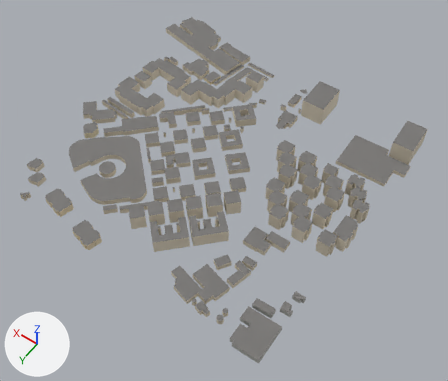
The glTF model gibraltar/data/build/tiles/T_W2_N3/buildings.glb: old version first, new version second.
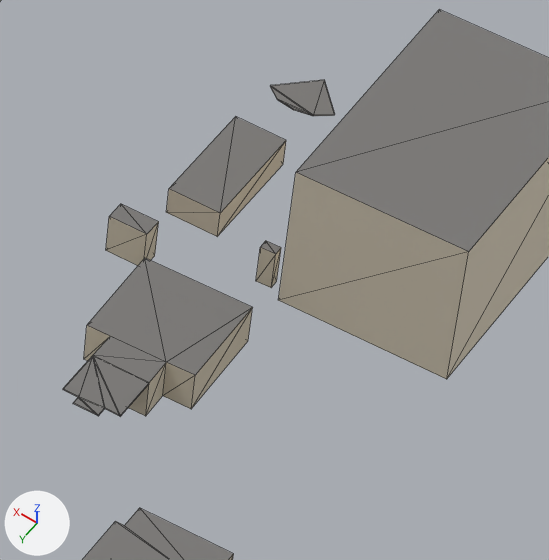
Old and new are each drawn whole from a camera (50 mm lens) standing at (-146.0, 805.0, 795.0) and looking at (227.0, 283.0, -25.0) and again close up on the part from 60% to 74% of the width and 21% to 38% of the height. Lighting does not change. The marker at lower left points along +X, +Y and +Z. The last two pictures show the newer version. The close-ups show mesh edges as thin lines. Vertices at exactly the same position are counted once.

Objects in the first close-up: 'T_W2_N3_buildings'.
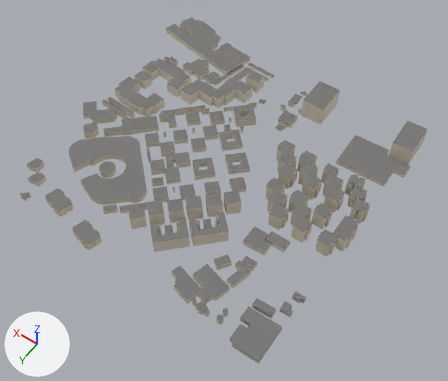
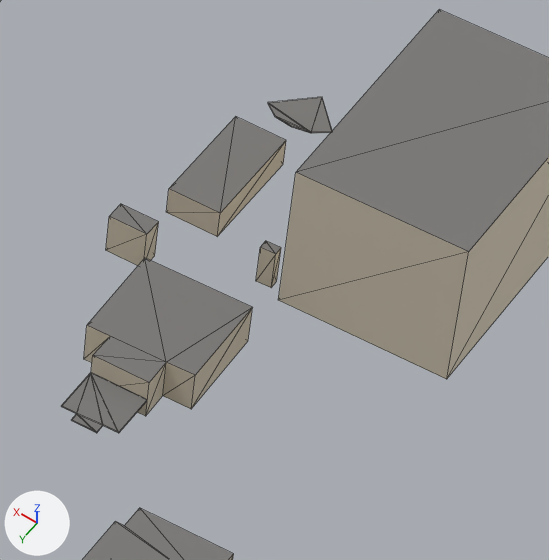
Pixel boxes (x1, y1, x2, y2) of what changed, in the close-ups (549 x 560 px; the box of a moved part takes in the faces that stretch with it):
part 1 of me_t_w2_n3_buildings, moved or reshaped
    before: (63, 385, 148, 416)
    after: (61, 372, 147, 432)
part 2 of me_t_w2_n3_buildings, moved or reshaped
    before: (270, 86, 335, 116)
    after: (268, 103, 331, 134)
part 3 of me_t_w2_n3_buildings, moved or reshaped
    before: (270, 80, 335, 115)
    after: (268, 97, 332, 132)
part 4 of me_t_w2_n3_buildings, moved or reshaped
    before: (63, 355, 149, 415)
    after: (61, 402, 146, 433)

Patch to the scene script:
```diff
--- a/gibraltar/data/build/tiles/T_W2_N3/buildings.glb.py
+++ b/gibraltar/data/build/tiles/T_W2_N3/buildings.glb.py
@@ me_t_w2_n3_buildings @@
 # used by ob_t_w2_n3_buildings; location = (0.0, 0.0, 0.0)
-me_t_w2_n3_buildings.from_pydata(...)  # 2180 vertices, 3140 faces; spans x -11.0..547.0, y -26.0..513.0, z 0.0..37.0
+me_t_w2_n3_buildings.from_pydata(...)  # 2182 vertices, 3140 faces; spans x -11.0..547.0, y -26.0..513.0, z 0.0..37.0
+# me_t_w2_n3_buildings part 1: the loose piece of 8 vertices spanning x 207.0..221.0, y 125.0..139.0, z 10.0 is moved by (0.0, 0.0, -5.0)
+# me_t_w2_n3_buildings part 2: the loose piece of 6 vertices spanning x 218.0..234.0, y 26.0..38.0, z 10.0 is moved by (0.0, 0.0, -5.0)
+# me_t_w2_n3_buildings part 3: the loose piece of 6 vertices spanning x 218.0..234.0, y 26.0..38.0, z 10.0 is moved by (0.0, 0.0, -5.0)
+# me_t_w2_n3_buildings part 4
+# 3 vertices are removed from x 207.0..221.0, y 137.0, z 10.0
+# 6 faces are deleted
+# 3 vertices in x 211.0..217.0, y 137.0..139.0, z 10.0 move by (0.0, 0.0, -5.0)
+# 5 vertices are added at (207.0, 137.0, 5.0), (208.0, 125.0, 5.0), (211.0, 137.0, 5.0), (221.0, 137.0, 5.0), (221.0, 125.0, 5.0)
+# 6 new faces join them, mat_m_buildingroof
 me_t_w2_n3_buildings.materials.append(mat_m_buildingwall)
```
